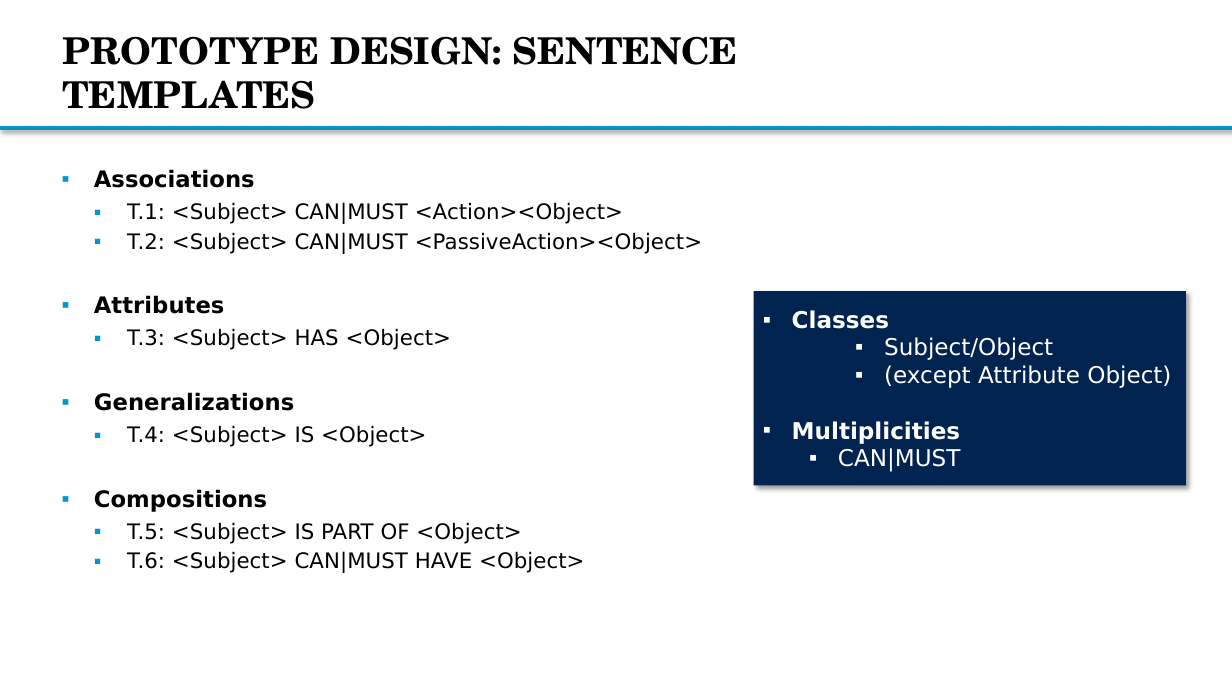
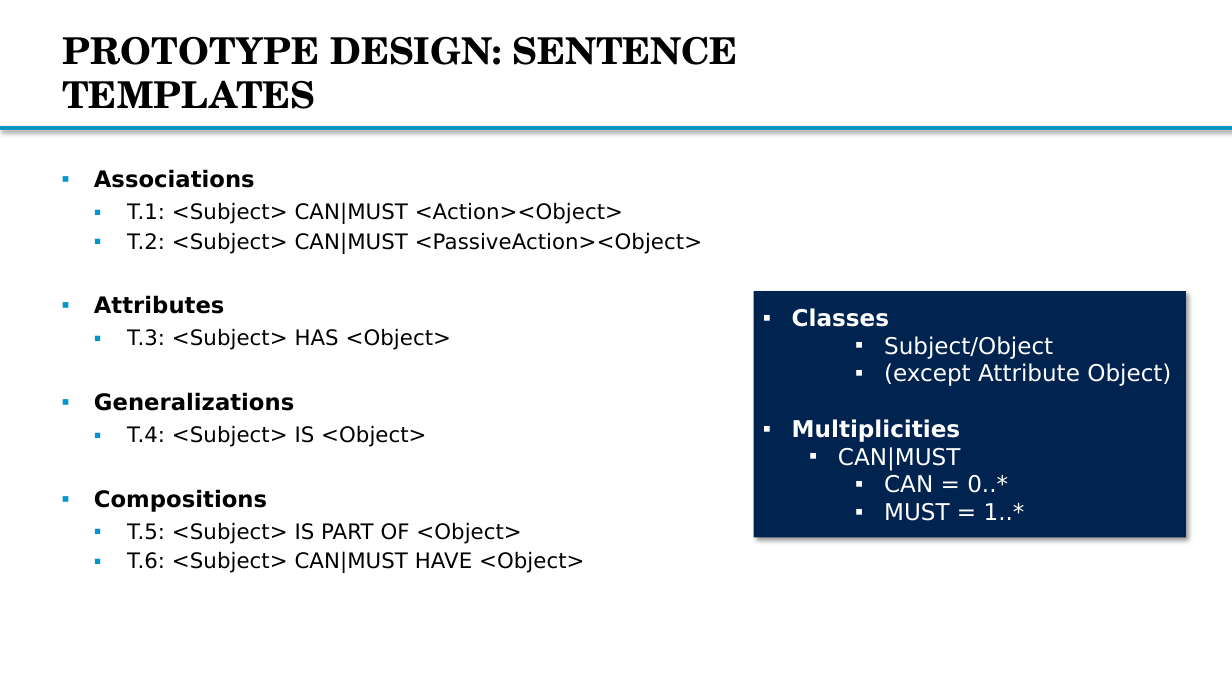
Before and after one commit to Bimi1804/BiT-ReNU, a slide deck: slide 12 of MasterThesis_Presentation2_MarkusBimassl.pptx (slide 18 before the commit). Drawn at 1232x693 pixels with LibreOffice and Linux fonts; fonts in the diff are those of the drawing; background and template pictures are left out. Boxes give left, top, right and bottom in pixels: in the first picture for what was removed or moved away, otherwise in the second. Text is boxed around its words. In the diff, an @@ line names an element or a change of style, - is before the commit and + after.

```diff
--- a/MasterThesis_Presentation2_MarkusBimassl.pptx
+++ b/MasterThesis_Presentation2_MarkusBimassl.pptx
@@ rectangle "Classes": place and size @@
-rectangle "Classes" at [754, 291, 1187, 485]
+rectangle "Classes" at [754, 291, 1187, 537]
@@ text in rectangle at [884, 475, 1025, 521]: paragraphs added @@
+    ▪ CAN = 0..*
+    ▪ MUST = 1..*
```
Also in this commit, not shown: 5 other slides changed, 1 other file.
